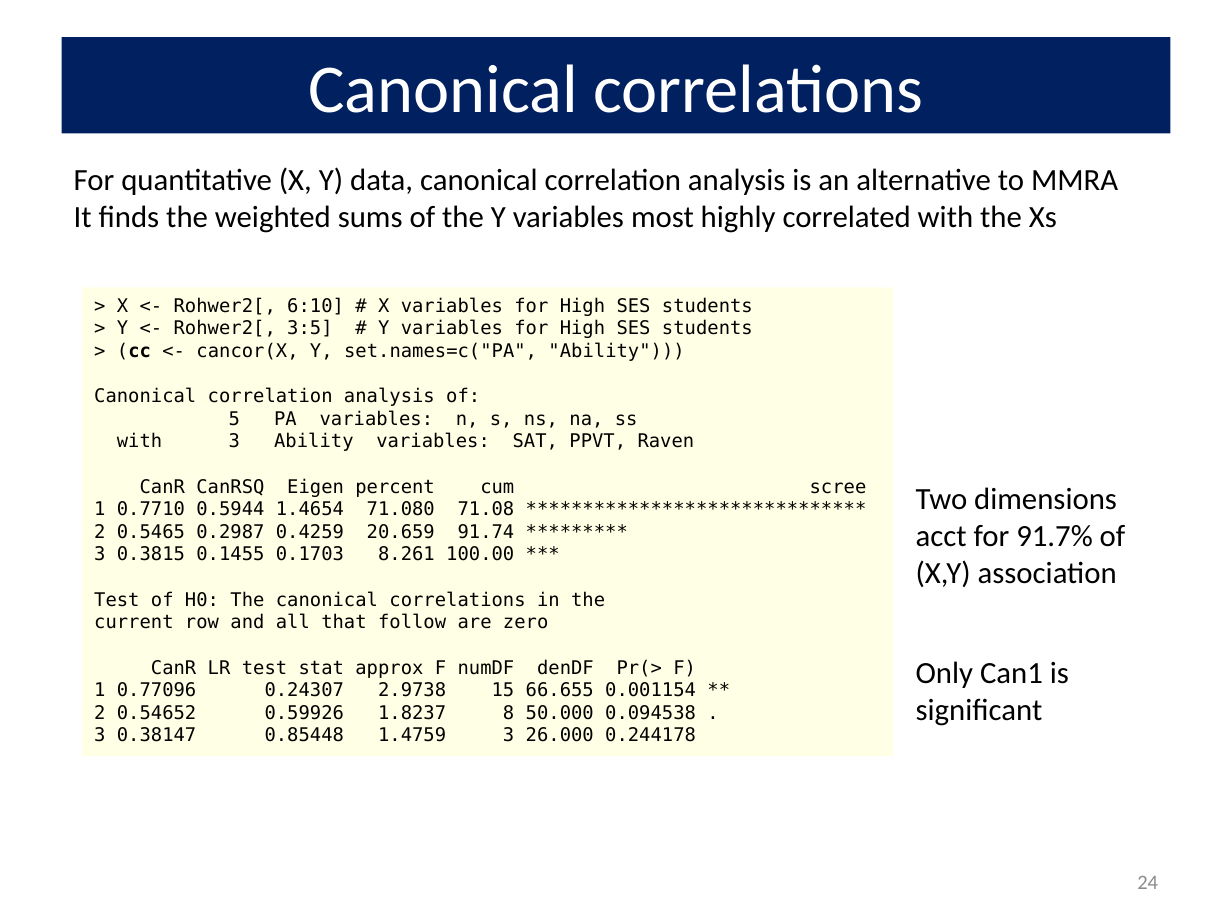
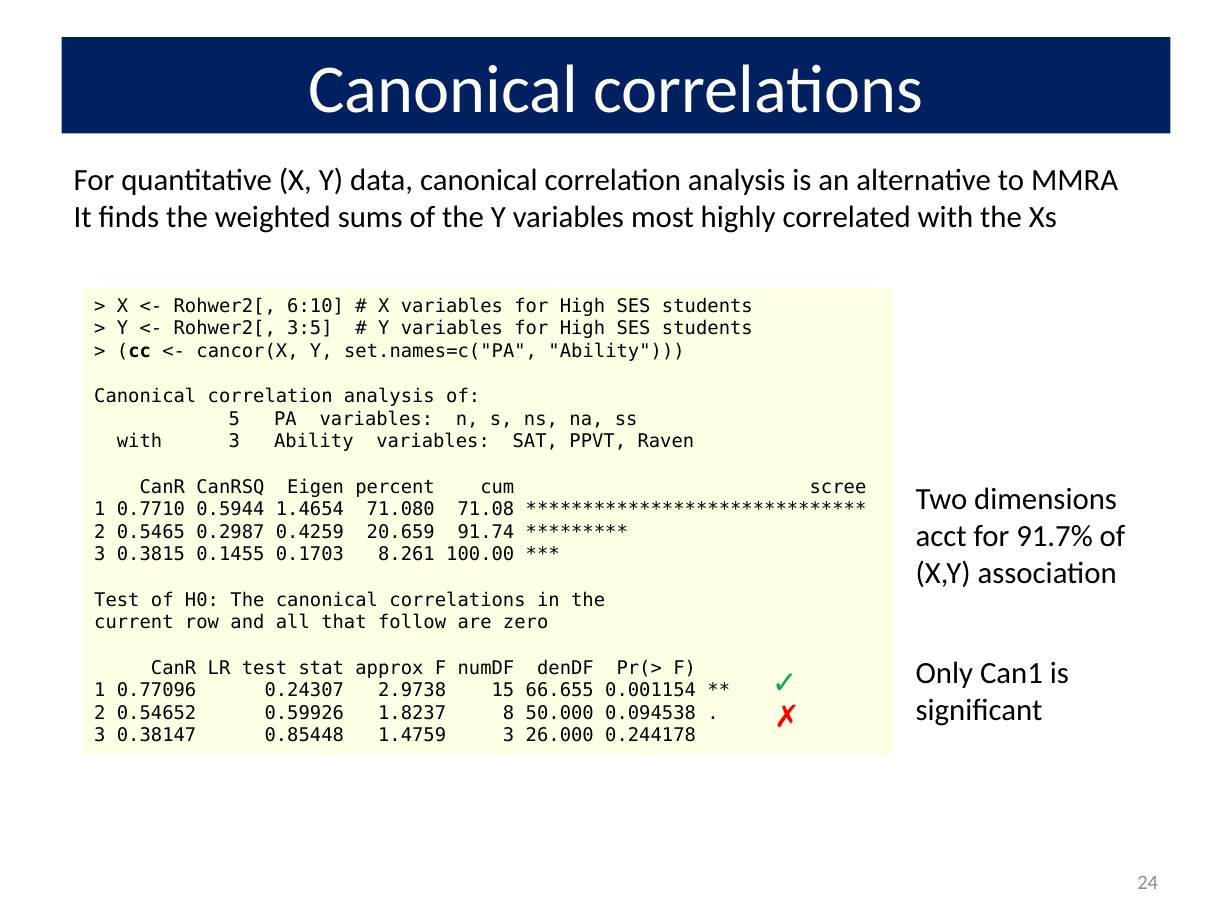
Before and after one commit to friendly/VisMLM-course, a slide deck: slide 24 of lectures/lecture3.pptx. Drawn at 1232x924 pixels with LibreOffice and Linux fonts; fonts in the diff are those of the drawing. Boxes give left, top, right and bottom in pixels: in the first picture for what was removed or moved away, otherwise in the second. Text is boxed around its words. In the diff, an @@ line names an element or a change of style, - is before the commit and + after.

```diff
--- a/lectures/lecture3.pptx
+++ b/lectures/lecture3.pptx
@@ text added at (x1=760, y1=657, x2=809, y2=706), 18 pt, text #00B050 @@
+✓
@@ text added at (x1=763, y1=690, x2=807, y2=739), 18 pt, text #FF0000 @@
+✗
```
Also in this commit, not shown: 4 other slides changed, 3 other files.
